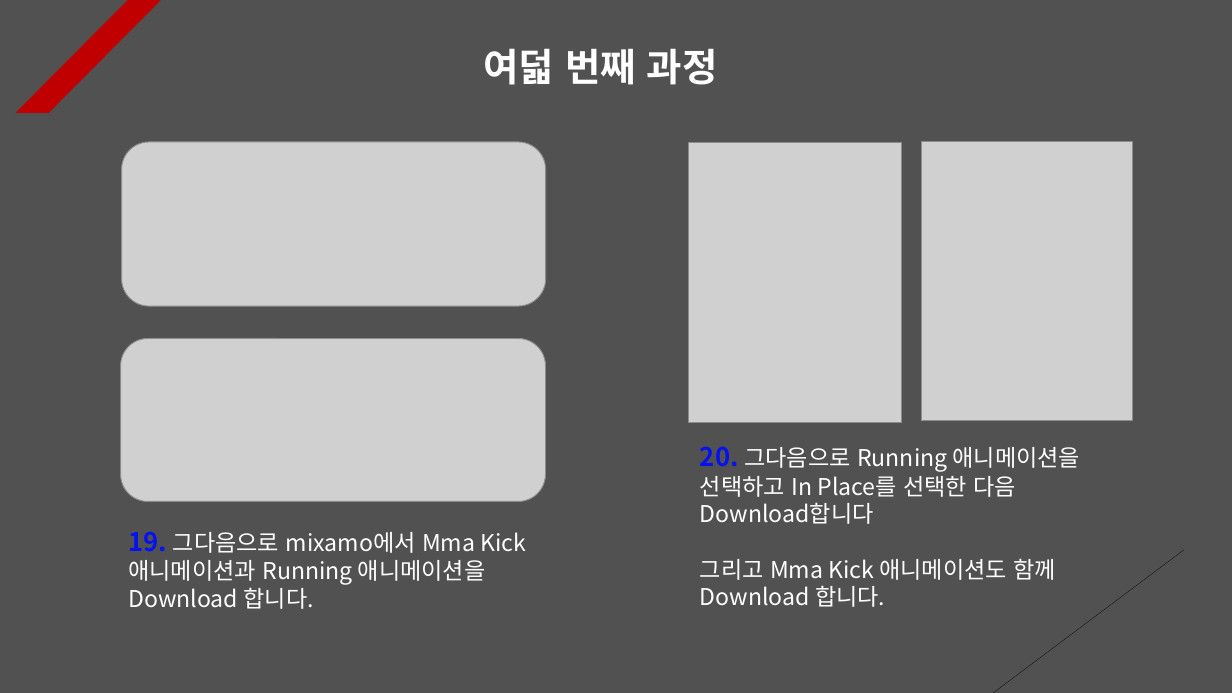
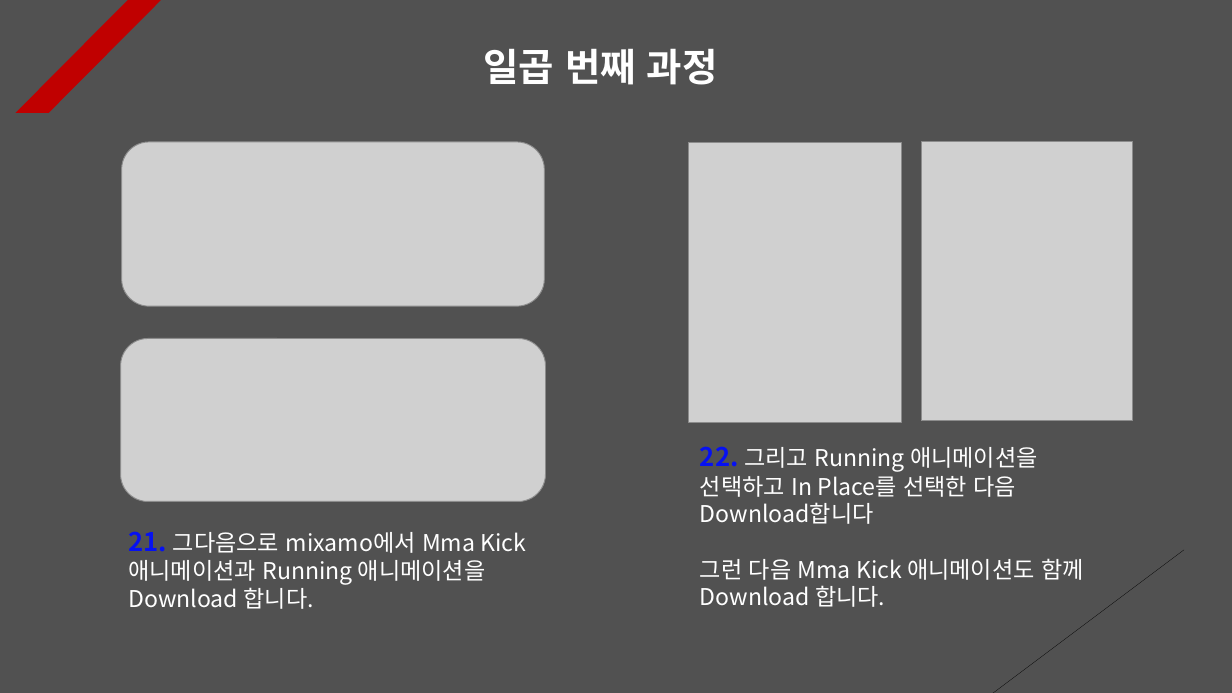
Before and after one commit to Unity2033/3D-UnityEngine, a slide deck: slide 8 of Assets/Class/Animator/PPT Data/Animator Example.pptx (slide 9 before the commit). Drawn at 1232x693 pixels with LibreOffice and Linux fonts; fonts in the diff are those of the drawing; grey boxes stand for pictures. Boxes give left, top, right and bottom in pixels: in the first picture for what was removed or moved away, otherwise in the second. Text is boxed around its words. In the diff, an @@ line names an element or a change of style, - is before the commit and + after.

```diff
--- a/Assets/Class/Animator/PPT Data/Animator Example.pptx
+++ b/Assets/Class/Animator/PPT Data/Animator Example.pptx
@@ text at <box>484,48,718,85</box>: text changed @@
-여덟 번째 과정
+일곱 번째 과정
@@ text at <box>700,446,1084,607</box>: text changed @@
-20. 그다음으로 Running 애니메이션을 선택하고 In Place를 선택한 다음 Download합니다
-그리고 Mma Kick 애니메이션도 함께 Download 합니다.
+22. 그리고 Running 애니메이션을 선택하고 In Place를 선택한 다음 Download합니다
+그런 다음 Mma Kick 애니메이션도 함께 Download 합니다.
@@ text at <box>128,531,526,609</box>: text changed @@
-19. 그다음으로 mixamo에서 Mma Kick 애니메이션과 Running 애니메이션을 Download 합니다.
+21. 그다음으로 mixamo에서 Mma Kick 애니메이션과 Running 애니메이션을 Download 합니다.
```
Also in this commit, not shown: 11 other slides changed, 1 slide added, 1 slide removed, 46 other files.
